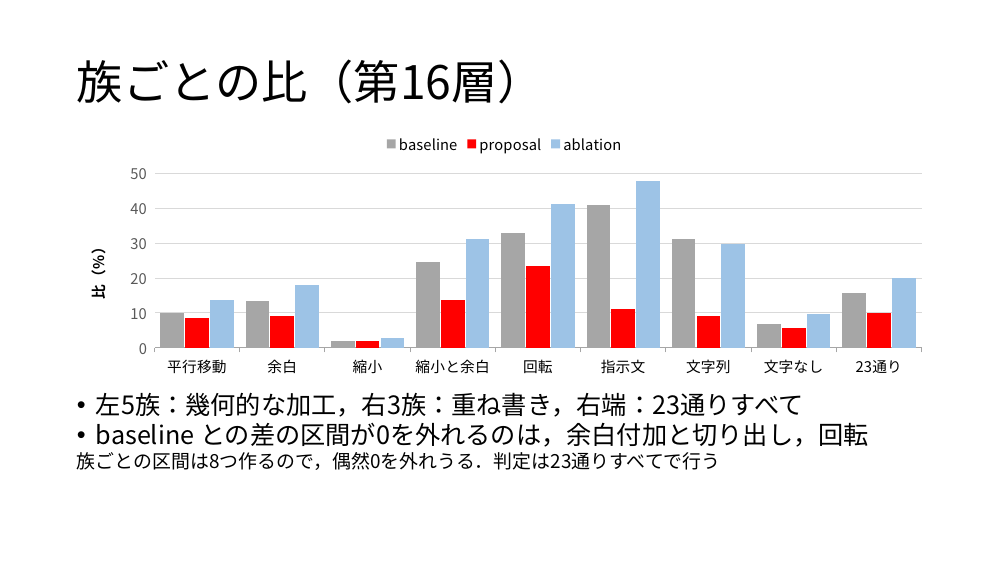
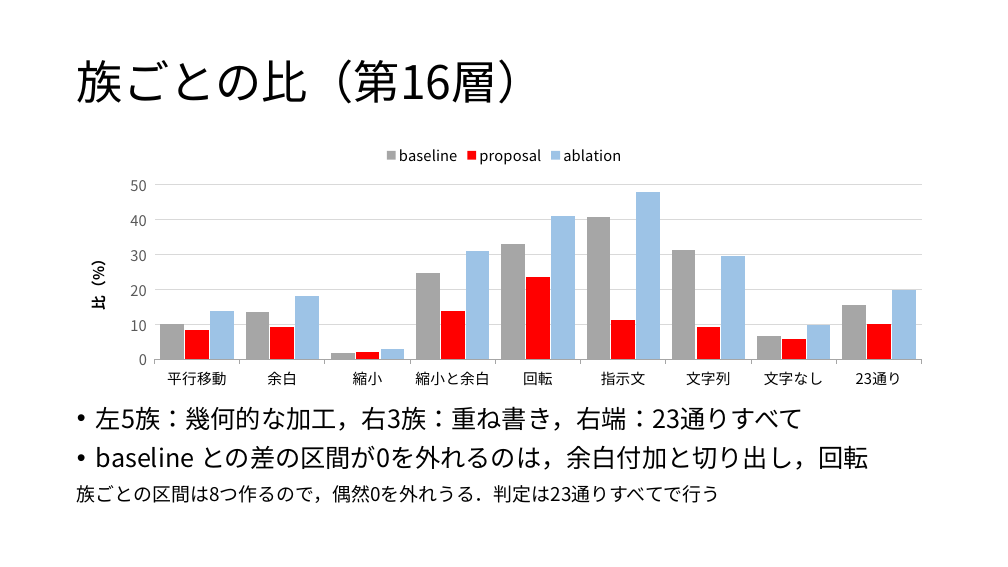
Before and after one commit to tomoking2004/cotar, a slide deck: slide 14 of presentations/20261030_進捗報告.pptx (slide 8 before the commit). Drawn at 1008x567 pixels with LibreOffice and Linux fonts; fonts in the diff are those of the drawing. Boxes give left, top, right and bottom in pixels: in the first picture for what was removed or moved away, otherwise in the second. Text is boxed around its words. In the diff, an @@ line names an element or a change of style, - is before the commit and + after.

```diff
--- a/presentations/20261030_進捗報告.pptx
+++ b/presentations/20261030_進捗報告.pptx
@@ column chart: place and size @@
-column chart at (70,125,939,382)
+column chart at (70,136,939,393)
@@ text "左5族：幾何的な加工，右3族：重ね書き，右端：23通りすべて": place and size @@
-text "左5族：幾何的な加工，右3族：重ね書き，右端：23通りすべて" at (77,392,869,470)
+text "左5族：幾何的な加工，右3族：重ね書き，右端：23通りすべて" at (77,406,869,503)
@@ text at (77,445,869,503): more space between paragraphs @@
```
Also in this commit, not shown: 11 other slides changed, 6 slides added, 2 other files.
